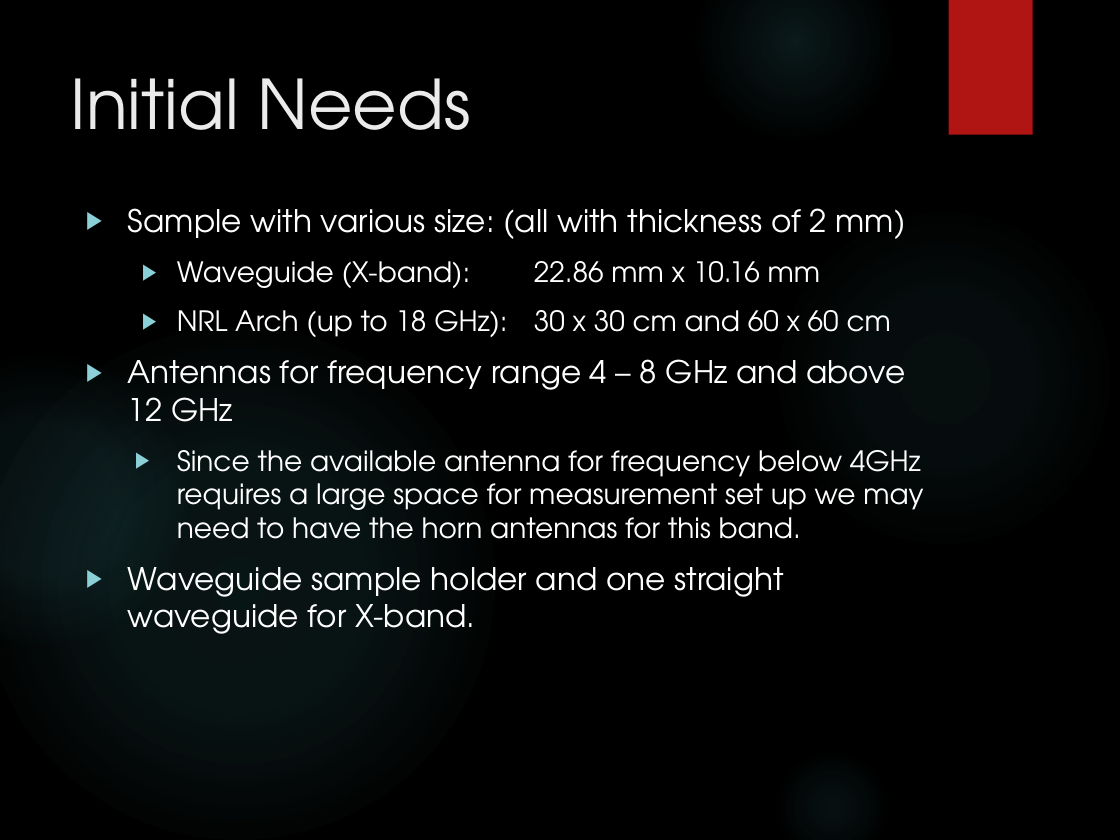
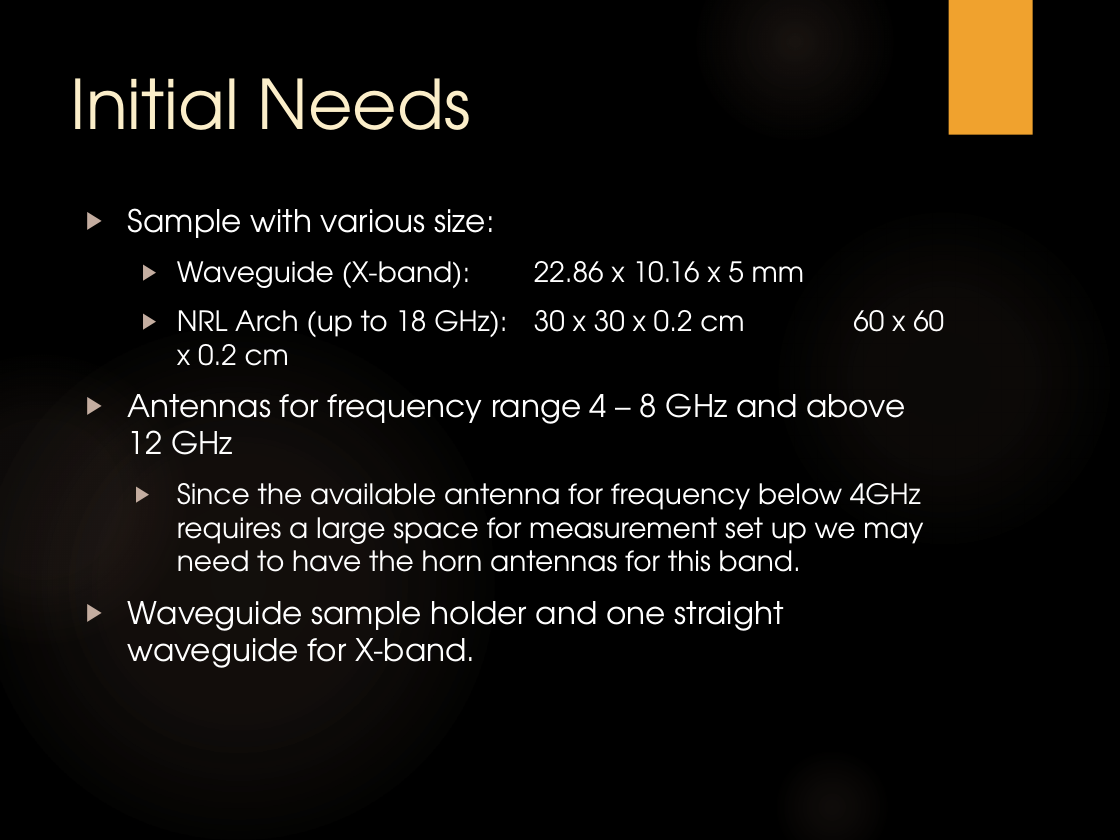
Before and after one commit to trankhiemha/ECE412-413-Capstone-Project-N3, a slide deck: slide 14 of Capstone project proposal presentation.pptx. Drawn at 1120x840 pixels with LibreOffice and Linux fonts; fonts in the diff are those of the drawing; background and template pictures are left out. Boxes give left, top, right and bottom in pixels: in the first picture for what was removed or moved away, otherwise in the second. Text is boxed around its words. In the diff, an @@ line names an element or a change of style, - is before the commit and + after.

Commit message:
Ver 1.1: missing NRL design and Sample holder design, more PSU antennas info

```diff
--- a/Capstone project proposal presentation.pptx
+++ b/Capstone project proposal presentation.pptx
@@ rectangle at [949,0,1033,134]: fill #B01513 to #F0A22E @@
@@ title "Initial Needs" at [71,78,471,130]: text colour #EBEBEB to #FBEEC9 @@
@@ text at [128,208,744,366]: text changed @@
-▶ Sample with various size: (all with thickness of 2 mm)
-  ▶ Waveguide (X-band): 22.86 mm x 10.16 mm
-  ▶ NRL Arch (up to 18 GHz): 30 x 30 cm and 60 x 60 cm
+▶ Sample with various size:
+  ▶ Waveguide (X-band): 22.86 x 10.16 x 5 mm
+  ▶ NRL Arch (up to 18 GHz): 30 x 30 x 0.2 cm 60 x 60 x 0.2 cm
@@ fill gradient #50B9C1 to gradient #A78470 in 3 elements at [772,205,1117,550], [0,327,494,840], [0,355,186,644] @@
@@ text at [128,393,923,668]: bullet colour #8AD0D6 to #C4ADA0 @@
```
Also in this commit, not shown: 14 other slides changed, 1 slide added.
